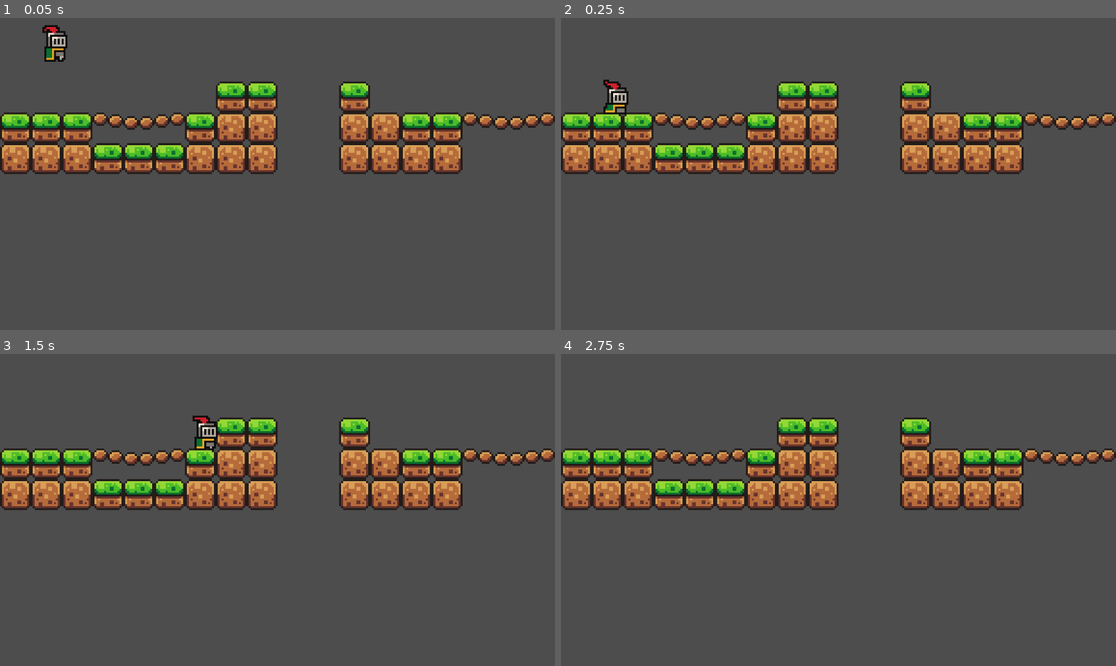
Above: before the commit, frames 1-4 (two rows, left to right).
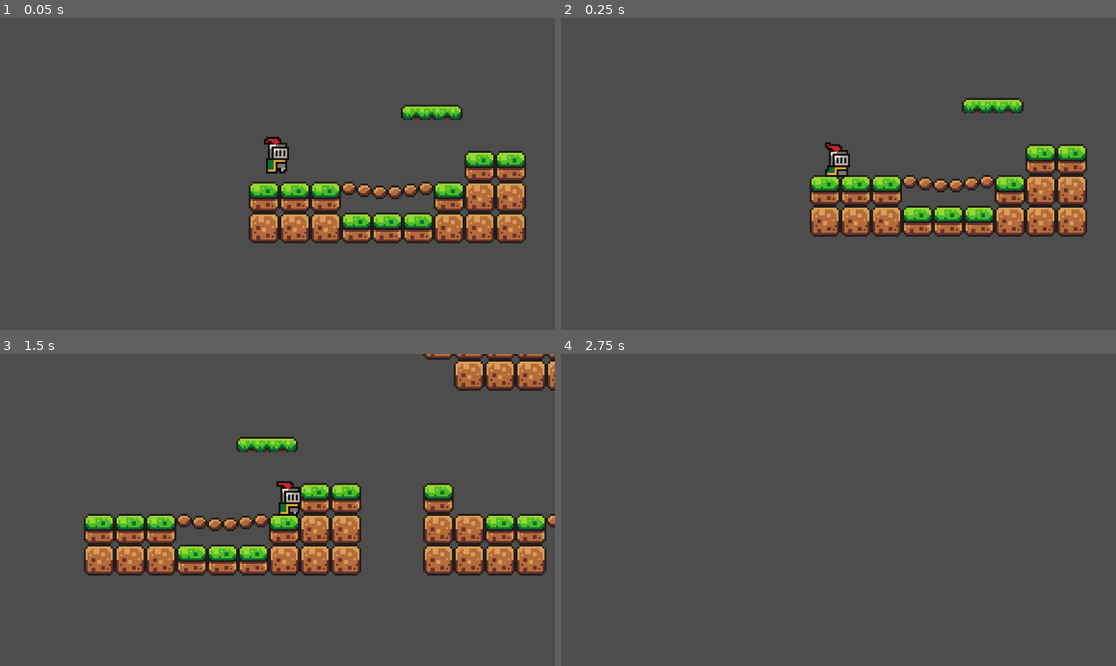
Above: after the commit, the same moments.

Repository: NicolasGarric/godot-knight-jumper
Game: Godot game, scene res://scenes/game.tscn
The game is run twice, just before and just after one commit, with the same random seed, the same clock (stepped at 60 frames per second) and the same inputs.
Inputs:
- Up to frame 1 (0.05 s): no input
- Up to frame 2 (0.25 s): no input
- Up to frame 3 (1.5 s): tap Enter (ui_accept) at 0.5, 0.77 s; hold Right (ui_right) from 0.53 s (still down)
- Up to frame 4 (2.75 s): tap Enter (ui_accept) at 1.52 s; release Right (ui_right) at 2.03 s; hold Left (ui_left) from 2.03 s (still down)

The runs differ from the first frame. In frame 1, 25% of the frame differs, in the area x 0-100%, y 2-73%; in frame 2, 25%; in frame 3, 31%, in the area x 0-100%, y 0-72%; in frame 4, 15%.

Commit message:
Platform scene created and tested

Diff:
--- a/godot-knight-jumper/scenes/game.tscn
+++ b/godot-knight-jumper/scenes/game.tscn
@@ -1,7 +1,8 @@
-[gd_scene load_steps=5 format=3 uid="uid://cc6yfxa71ecl5"]
+[gd_scene load_steps=6 format=3 uid="uid://cc6yfxa71ecl5"]
 
 [ext_resource type="Texture2D" uid="uid://dqxhxieu6loy0" path="res://assets/sprites/world_tileset.png" id="1_ag6ng"]
 [ext_resource type="PackedScene" uid="uid://bfcmxyfps6aqx" path="res://scenes/player.tscn" id="1_pewfk"]
+[ext_resource type="PackedScene" uid="uid://d2gp3lb4jdnp4" path="res://scenes/platform.tscn" id="3_5hfyl"]
 
 [sub_resource type="TileSetAtlasSource" id="TileSetAtlasSource_ljktv"]
 texture = ExtResource("1_ag6ng")
@@ -177,7 +178,12 @@
 layer_0/tile_data = PackedInt32Array(-9, 0, 1, -8, 0, 1, -7, 0, 1, -65545, 0, 0, -65544, 0, 0, -65543, 0, 0, -6, 0, 0,  …(2891 unchanged characters)…
 
 [node name="Player" parent="." instance=ExtResource("1_pewfk")]
-position = Vector2(-115, -59)
+position = Vector2(-129, -37)
 
-[node name="Camera2D" type="Camera2D" parent="."]
+[node name="Camera2D" type="Camera2D" parent="Player"]
+position = Vector2(0, 1)
 zoom = Vector2(4, 4)
+position_smoothing_enabled = true
+
+[node name="platform" parent="." instance=ExtResource("3_5hfyl")]
+position = Vector2(-49, -68)
--- /dev/null
+++ b/godot-knight-jumper/scenes/platform.tscn
@@ -0,0 +1,17 @@
+[gd_scene load_steps=3 format=3 uid="uid://d2gp3lb4jdnp4"]
+
+[ext_resource type="Texture2D" uid="uid://bjovxo2o730hu" path="res://assets/sprites/platforms.png" id="1_a2xx2"]
+
+[sub_resource type="RectangleShape2D" id="RectangleShape2D_dlaft"]
+size = Vector2(32, 8)
+
+[node name="platform" type="AnimatableBody2D"]
+
+[node name="Sprite2D" type="Sprite2D" parent="."]
+texture = ExtResource("1_a2xx2")
+region_enabled = true
+region_rect = Rect2(16, 0, 32, 8)
+
+[node name="CollisionShape2D" type="CollisionShape2D" parent="."]
+shape = SubResource("RectangleShape2D_dlaft")
+one_way_collision = true
